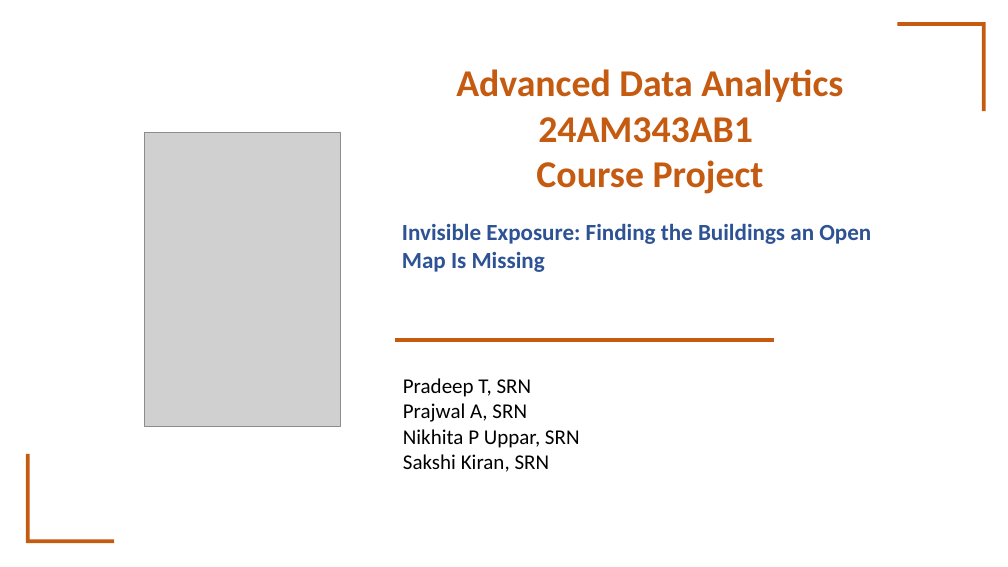
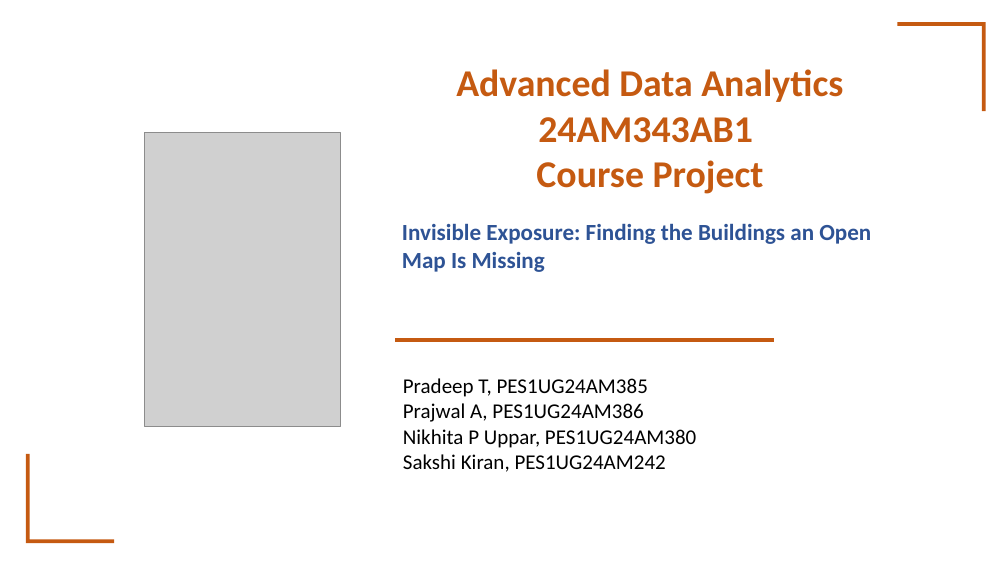
Before and after one commit to GTX-Pradeep/invisible-exposure-open-map-equity, a slide deck: slide 1 of deliverables/ADA_CourseProject_InvisibleExposure.pptx. Drawn at 1008x567 pixels with LibreOffice and Linux fonts; fonts in the diff are those of the drawing; grey boxes stand for pictures. Boxes give left, top, right and bottom in pixels: in the first picture for what was removed or moved away, otherwise in the second. Text is boxed around its words. In the diff, an @@ line names an element or a change of style, - is before the commit and + after.

Commit message:
Final submission deliverables: revised IEEE report, SRNs in course PPT, remove superseded slides

```diff
--- a/deliverables/ADA_CourseProject_InvisibleExposure.pptx
+++ b/deliverables/ADA_CourseProject_InvisibleExposure.pptx
@@ text at [403,378,696,472]: text changed @@
-Pradeep T, SRN
-Prajwal A, SRN
-Nikhita P Uppar, SRN
-Sakshi Kiran, SRN
+Pradeep T, PES1UG24AM385
+Prajwal A, PES1UG24AM386
+Nikhita P Uppar, PES1UG24AM380
+Sakshi Kiran, PES1UG24AM242
```
Also in this commit, not shown: 8 other files.
